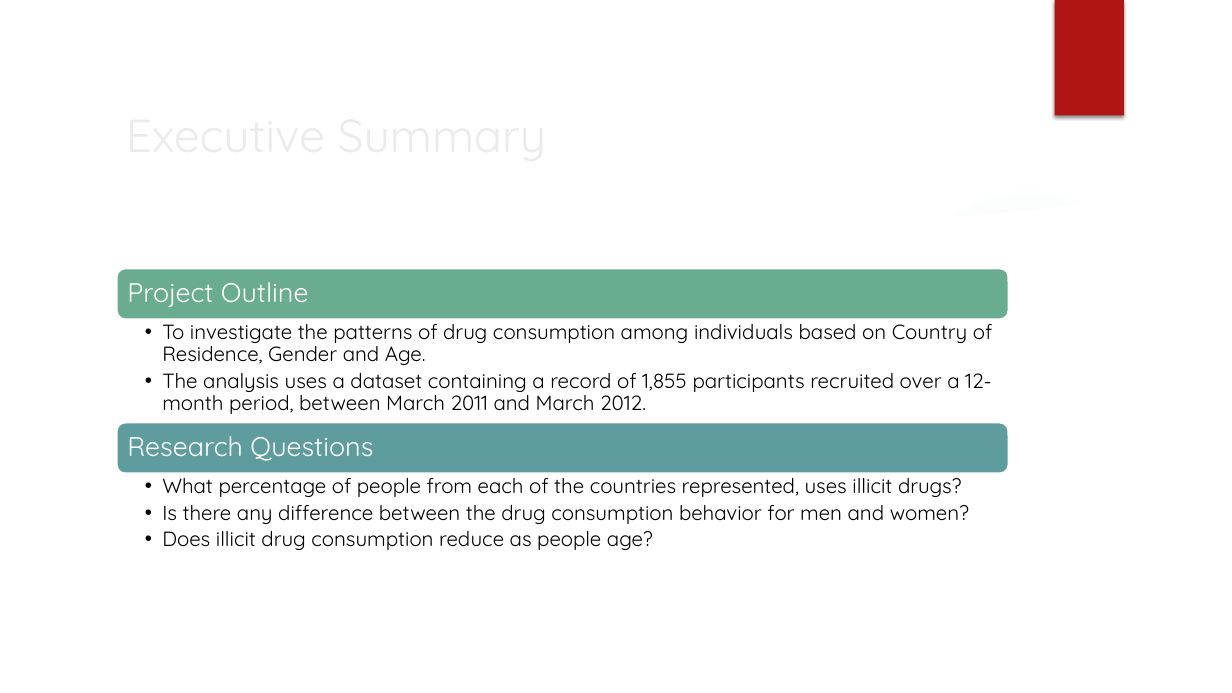
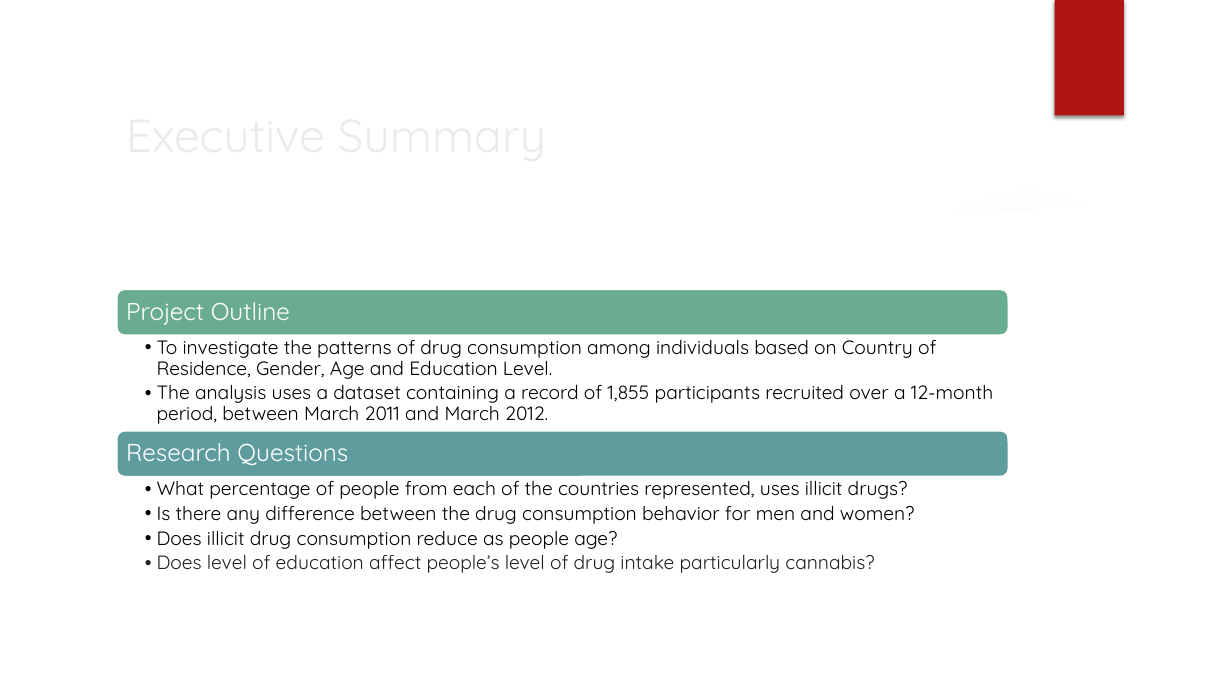
Before and after one commit to dausugam/project_1, a slide deck: slide 2 of DataAnalysis_Project1_Group2.pptx. Drawn at 1232x693 pixels with LibreOffice and Linux fonts; fonts in the diff are those of the drawing; background and template pictures are left out. Boxes give left, top, right and bottom in pixels: in the first picture for what was removed or moved away, otherwise in the second. Text is boxed around its words. In the diff, an @@ line names an element or a change of style, - is before the commit and + after.

Commit message:
Add updated slides

```diff
--- a/DataAnalysis_Project1_Group2.pptx
+++ b/DataAnalysis_Project1_Group2.pptx
@@ rounded rectangle: place and size @@
-rounded rectangle at [116, 268, 1008, 319]
+rounded rectangle at [116, 289, 1008, 335]
@@ text "Project Outline" at [126, 302, 290, 325]: size 21 to 19 pt @@
@@ text "Project Outline": place and size @@
-text "Project Outline" at [127, 282, 309, 308]
+text "Project Outline" at [126, 302, 290, 325]
@@ text "To investigate the patterns of ...": place and size @@
-text "To investigate the patterns of ..." at [162, 318, 992, 414]
+text "To investigate the patterns of ..." at [157, 334, 993, 424]
@@ text at [157, 334, 936, 379]: text changed; size 16 to 15 pt @@
-  • To investigate the patterns of drug consumption among individuals based on Country of Residence, Gender and Age.
+  • To investigate the patterns of drug consumption among individuals based on Country of Residence, Gender, Age and Education Level.
@@ text at [157, 385, 993, 424]: size 16 to 15 pt in "The analysis uses a dataset containing a ..."; indent changed @@
@@ rounded rectangle: place and size @@
-rounded rectangle at [116, 422, 1008, 473]
+rounded rectangle at [116, 431, 1008, 477]
@@ text "Research Questions": place and size @@
-text "Research Questions" at [127, 436, 373, 461]
+text "Research Questions" at [126, 443, 348, 465]
@@ text "Research Questions" at [126, 443, 348, 465]: size 21 to 19 pt @@
@@ text at [157, 475, 915, 549]: size 16 to 15 pt in "What percentage of people from each of ...", "Is there any difference between the drug ...", "Does illicit drug consumption reduce as people ..."; indent changed @@
@@ text at [157, 555, 874, 573]: paragraph added @@
+  • Does level of education affect people’s level of drug intake particularly cannabis?
```
Also in this commit, not shown: 2 slides added, 1 other file.
